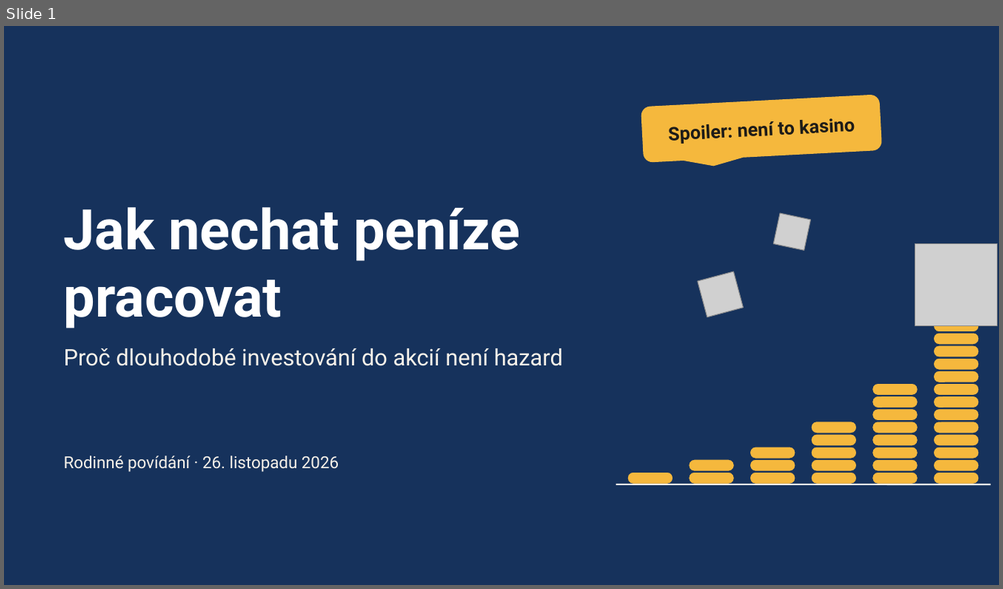
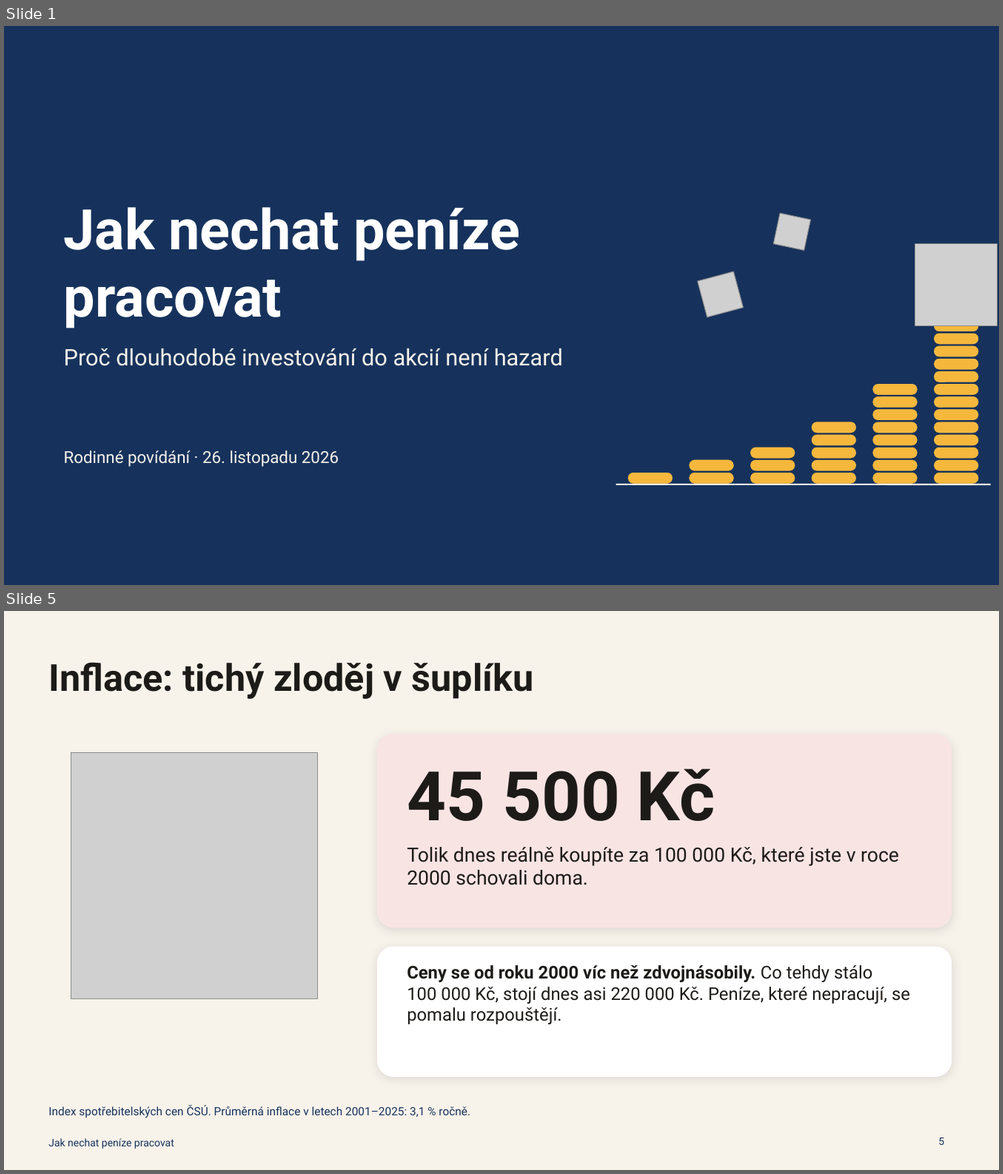
Before and after one commit to TomasMichal/kalkulacky, a slide deck: prezentace/jak-nechat-penize-pracovat.pptx. Shown one above the other, each under a label of ours: slide 1 before the commit, slides 1 and 5 after it; the slides between them are not shown. The pictures are 1003x589 and 1003x1174 pixels, drawn with LibreOffice and Linux fonts; fonts in the diff are those of the drawing; grey boxes stand for pictures. Boxes give left, top, right and bottom in pixels: in the first picture for what was removed or moved away, otherwise in the second. Text is boxed around its words. In the diff, an @@ line names an element or a change of style, - is before the commit and + after.

```diff
--- a/prezentace/jak-nechat-penize-pracovat.pptx
+++ b/prezentace/jak-nechat-penize-pracovat.pptx
@@ slide 5 added at (4,611,999,1170), background #F7F2EA @@
@@ title added at (48,662,534,699), 36 pt, text #1D1B18, bold @@
+Inflace: tichý zloděj v šuplíku
@@ rounded rectangle added at (377,734,951,928), fill #FFFFFF @@
@@ rounded rectangle added at (377,734,951,928), fill #D64545 at 14% opacity @@
@@ picture added at (71,753,317,999) @@
@@ text added at (407,769,715,821), 66 pt, text #1D1B18, bold @@
+45 500 Kč
@@ text added at (407,847,899,886), 19 pt, text #1D1B18 @@
+Tolik dnes reálně koupíte za 100 000 Kč, které jste v roce 2000 schovali doma.
@@ rounded rectangle added at (377,947,951,1077), fill #FFFFFF @@
@@ text added at (407,965,910,1025), 17 pt, text #1D1B18 @@
+Ceny se od roku 2000 víc než zdvojnásobily. Co tehdy stálo 100 000 Kč, stojí dnes asi 220 000 Kč. Peníze, které nepracují, se pomalu rozpouštějí.
@@ text added at (48,1106,470,1119), 11 pt, text #16325C @@
+Index spotřebitelských cen ČSÚ. Průměrná inflace v letech 2001–2025: 3,1 % ročně.
@@ text added at (48,1139,174,1149), 10 pt, text #16325C @@
+Jak nechat peníze pracovat
@@ page number added at (938,1138,944,1145), 10 pt, text #16325C @@
+5
@@ slide 1 changed as well @@
@@ rounded speech box removed at (640,94,882,163) @@
-Spoiler: není to kasino
@@ text "Rodinné povídání · 26. listopadu ..." at (64,451,338,467): vertical alignment middle to top @@
```
Also in this commit, not shown: 2 other slides changed, 51 other slides added, 33 other files.
